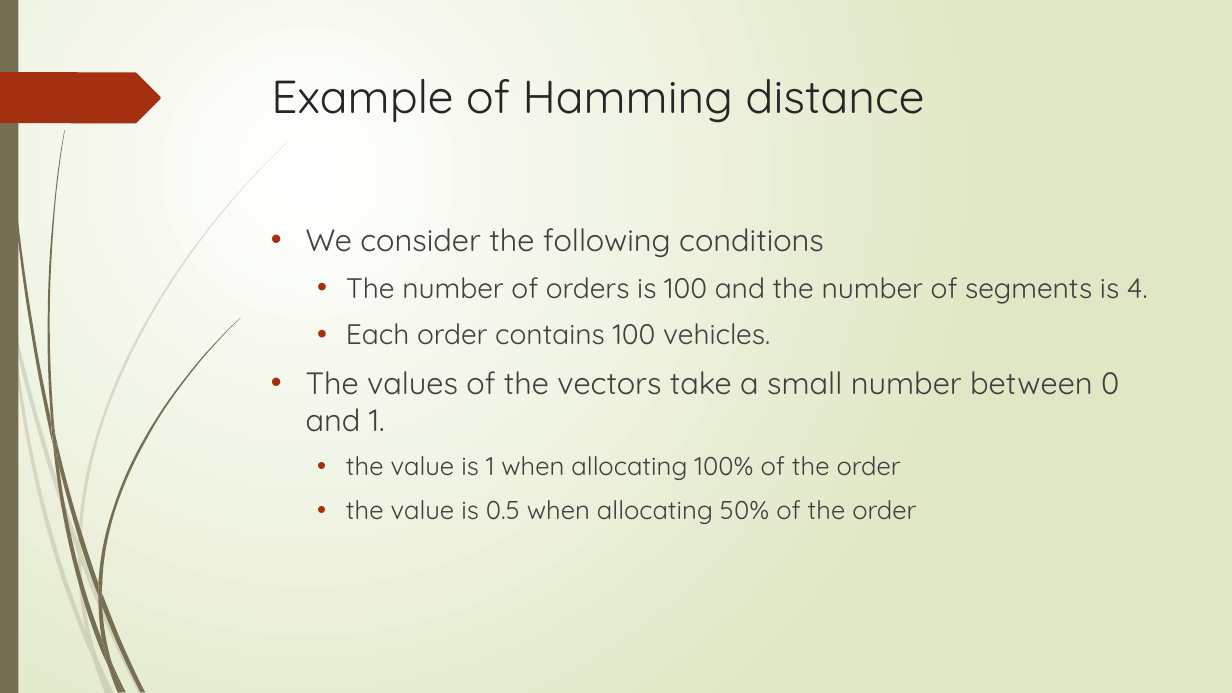
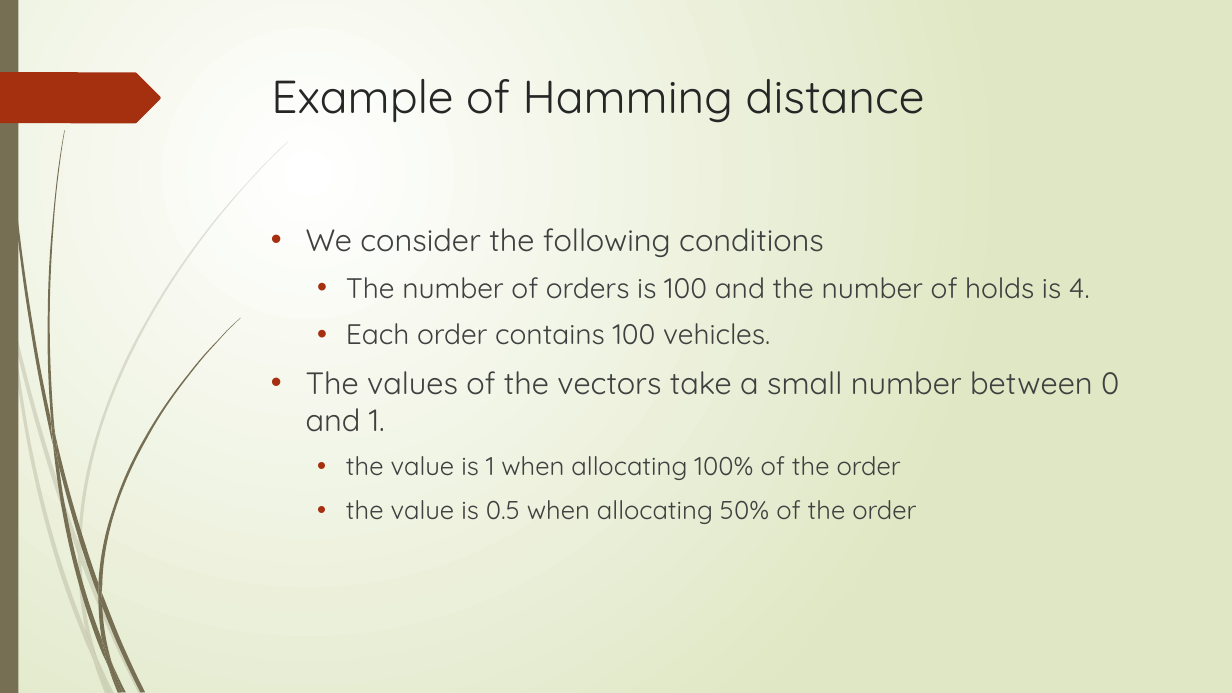
Before and after one commit to r-kurosu/kline_new, a slide deck: slide 50 of 竹田_修論発表.pptx. Drawn at 1232x693 pixels with LibreOffice and Linux fonts; fonts in the diff are those of the drawing. Boxes give left, top, right and bottom in pixels: in the first picture for what was removed or moved away, otherwise in the second. Text is boxed around its words. In the diff, an @@ line names an element or a change of style, - is before the commit and + after.

```diff
--- a/竹田_修論発表.pptx
+++ b/竹田_修論発表.pptx
@@ text at (346, 277, 1090, 299): text changed @@
-  • The number of orders is 100 and the number of segments is 4.
+  • The number of orders is 100 and the number of holds is 4.
```
Also in this commit, not shown: 7 other slides changed.
